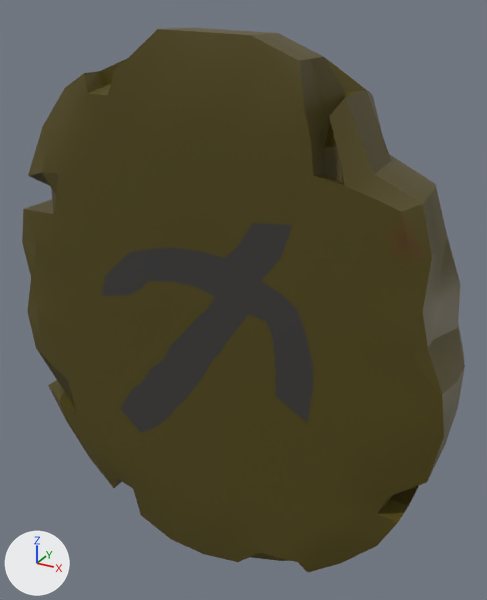
An edit to the FBX model SourceAssets/Props/Runes/runes2.fbx, drawn before and after from the same camera.
Before and after are seen from a 50 mm lens placed at (0.399, -0.631, 0.406), pointed at (0.017, 0.065, 0.059). Lighting does not change. The marker at lower left points along +X, +Y and +Z. The first picture is the older version. Where no turn or scale is listed for an object, it has been applied to the vertices.

In view in the first picture: 'RuneV4'.
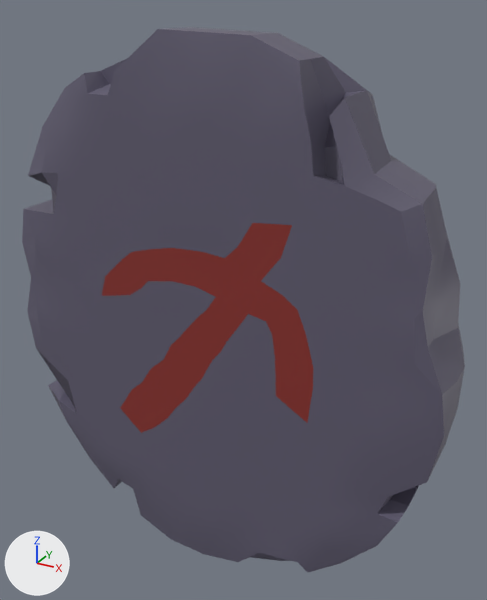
Scene script edits in JSON lines:
```json
{"op": "add", "block": "img_colorpalette_png_001", "code": ["img_colorpalette_png_001 = load_image('ColorPalette.png.001', '../../ColorPalette.png', 16, 16, 'sRGB')"]}
{"op": "set", "path": "mat_material222.texture", "old": "img_colorpalette_png", "new": "img_colorpalette_png_001"}
{"block": "me_plane_003", "where": "me_plane_003.from_pydata(...)  # 480 vertices, 478 faces; spans x -0.298..0.298, y -0.016..0.1, z -0.32..0.382"}
{"block": "me_plane_003", "where": "# used by ob_runev4; location = (0.0, 0.0, 0.0)"}
{"block": "me_plane_003", "change": "me_plane_003 part 1: texture (UV) coordinates of 447 of 478 faces, centred in x -0.294..0.298, y -0.016..0.096, z -0.319..0.381, changed; they spanned u 0.27..0.27, v 0.41..0.43 and now span u 0.11..0.11, v 0.71..0.71"}
```

Where the change shows, as pixel boxes (x1, y1, x2, y2) in the pictures (487 x 600 px):
```json
{"object": "RuneV4", "change": "surface changed", "before": [22, 27, 465, 572], "after": [22, 27, 465, 572], "on screen": "lighter"}
```
